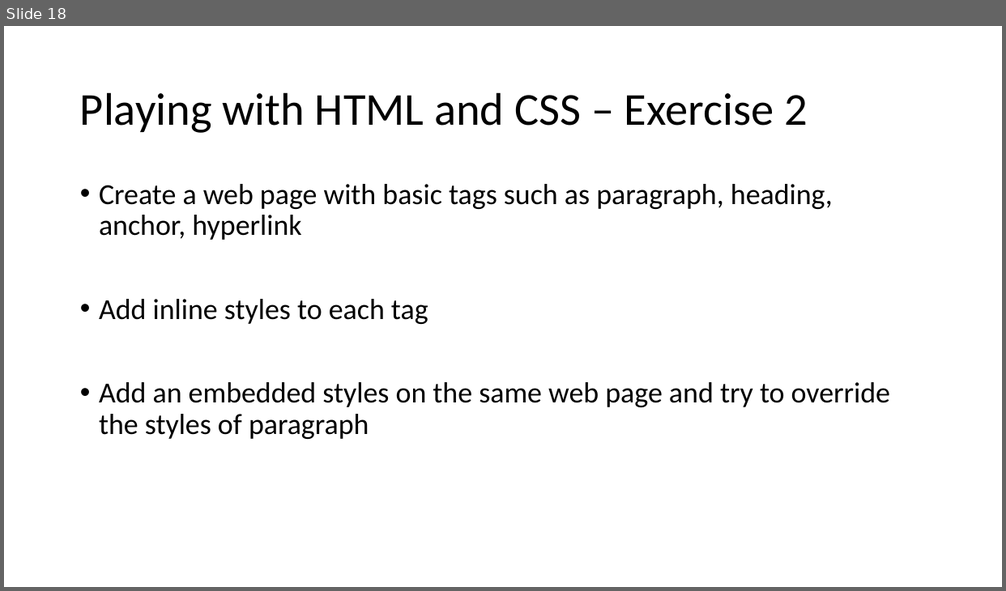
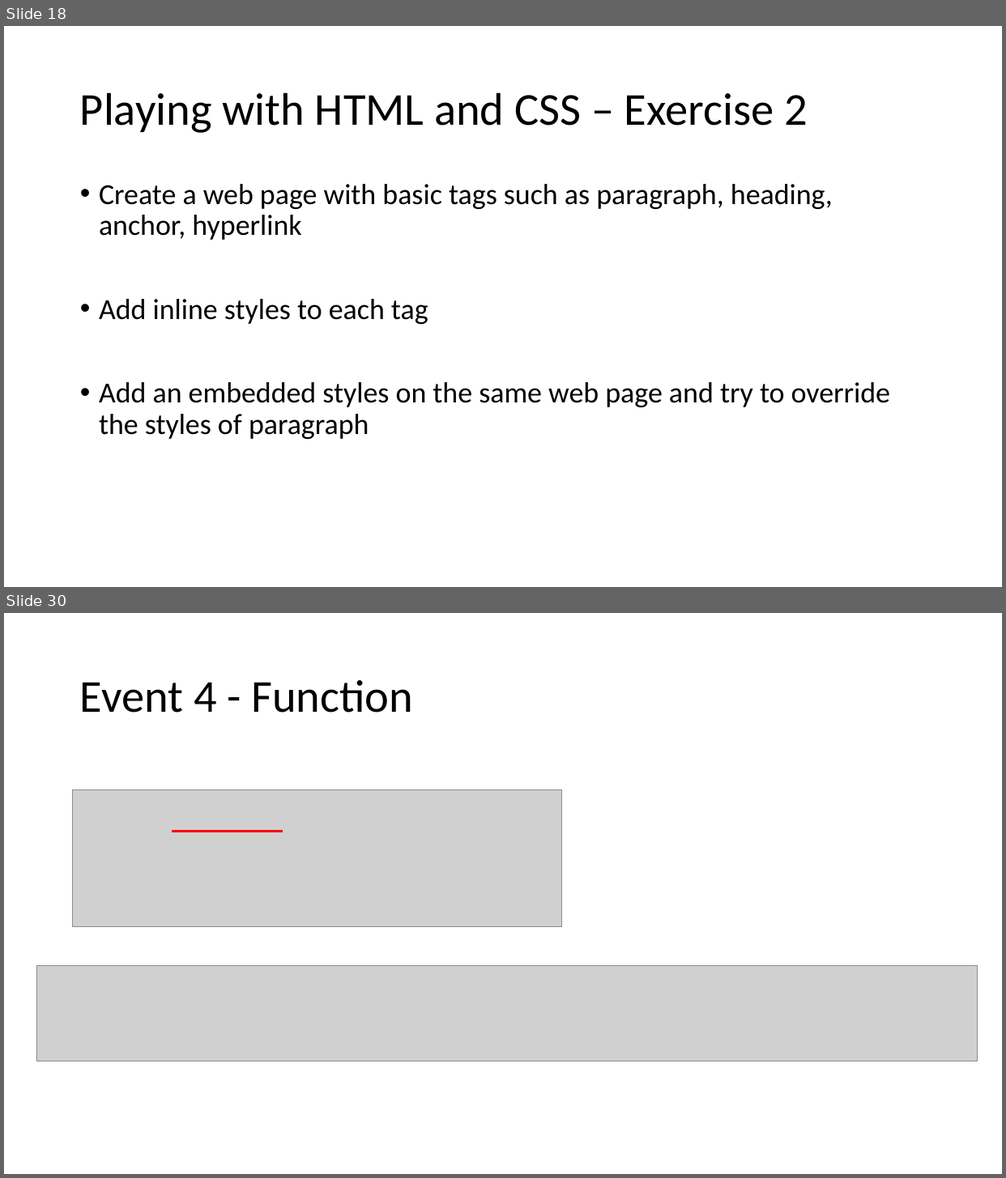
Before and after one commit to sibichakkaravarthy/CSE4004--WebTechnologies, a slide deck: WT_LAB.pptx. Shown one above the other, each under a label of ours: slide 18 before the commit, slides 18 and 30 after it; the slides between them are not shown. The pictures are 1006x591 and 1006x1178 pixels, drawn with LibreOffice and Linux fonts; fonts in the diff are those of the drawing; grey boxes stand for pictures. Boxes give left, top, right and bottom in pixels: in the first picture for what was removed or moved away, otherwise in the second. Text is boxed around its words. In the diff, an @@ line names an element or a change of style, - is before the commit and + after.

```diff
--- a/WT_LAB.pptx
+++ b/WT_LAB.pptx
@@ slide 30 added at bbox=[4, 613, 1002, 1174], background #FFFFFF @@
@@ title added at bbox=[80, 680, 413, 713], 44 pt, text #000000 @@
+Event 4 - Function
@@ picture added at bbox=[73, 790, 562, 927] @@
@@ line added from (172, 832) to (283, 832), #FF0000 2.25 pt @@
@@ picture added at bbox=[36, 965, 978, 1062] @@
```
Also in this commit, not shown: 17 other slides added.
